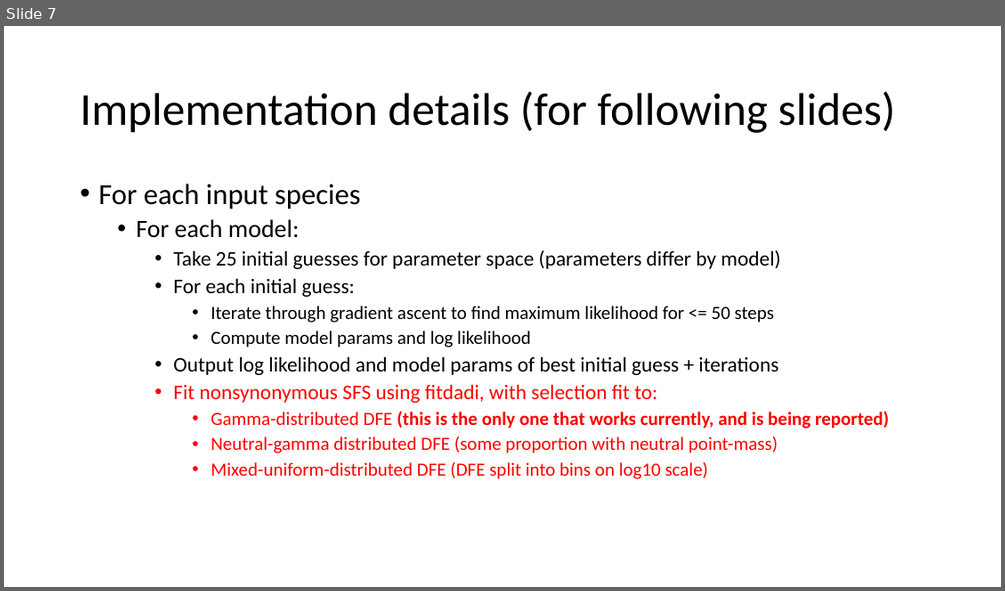
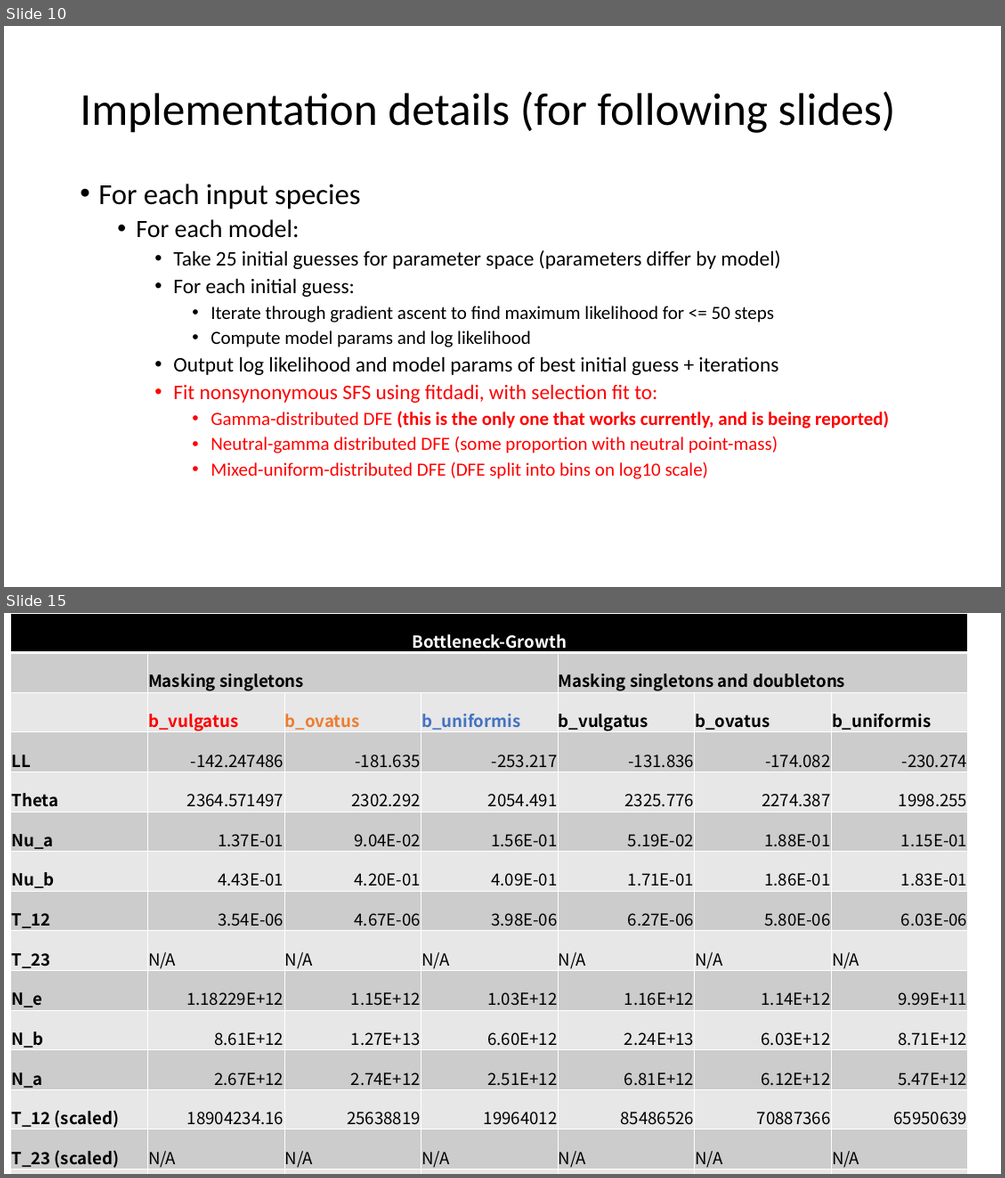
Before and after one commit to jon-mah/demo_for_ccgb, a slide deck: Summary/20210310_demo_for_ccgb_rotation_update.pptx. Shown one above the other, each under a label of ours: slide 7 before the commit, slides 10 and 15 after it; the slides between them are not shown. The pictures are 1005x591 and 1005x1178 pixels, drawn with LibreOffice and Linux fonts; fonts in the diff are those of the drawing. Boxes give left, top, right and bottom in pixels: in the first picture for what was removed or moved away, otherwise in the second. Text is boxed around its words. In the diff, an @@ line names an element or a change of style, - is before the commit and + after.

```diff
--- a/Summary/20210310_demo_for_ccgb_rotation_update.pptx
+++ b/Summary/20210310_demo_for_ccgb_rotation_update.pptx
@@ slide 15 added at (4, 613, 1001, 1174), background #FFFFFF @@
@@ table added at (11, 613, 969, 1174), 15 rows, 7 columns @@
+Bottleneck-Growth |  |  |  |  |  | 
+ | Masking singletons |  |  | Masking singletons and doubletons |  | 
+ | b_vulgatus | b_ovatus | b_uniformis | b_vulgatus | b_ovatus | b_uniformis
+LL | -142.247486 | -181.635 | -253.217 | -131.836 | -174.082 | -230.274
+Theta | 2364.571497 | 2302.292 | 2054.491 | 2325.776 | 2274.387 | 1998.255
+Nu_a | 1.37E-01 | 9.04E-02 | 1.56E-01 | 5.19E-02 | 1.88E-01 | 1.15E-01
+Nu_b | 4.43E-01 | 4.20E-01 | 4.09E-01 | 1.71E-01 | 1.86E-01 | 1.83E-01
+T_12 | 3.54E-06 | 4.67E-06 | 3.98E-06 | 6.27E-06 | 5.80E-06 | 6.03E-06
+T_23 | N/A | N/A | N/A | N/A | N/A | N/A
+N_e | 1.18229E+12 | 1.15E+12 | 1.03E+12 | 1.16E+12 | 1.14E+12 | 9.99E+11
+N_b | 8.61E+12 | 1.27E+13 | 6.60E+12 | 2.24E+13 | 6.03E+12 | 8.71E+12
+N_a | 2.67E+12 | 2.74E+12 | 2.51E+12 | 6.81E+12 | 6.12E+12 | 5.47E+12
+T_12 (scaled) | 18904234.16 | 25638819 | 19964012 | 85486526 | 70887366 | 65950639
+T_23 (scaled) | N/A | N/A | N/A | N/A | N/A | N/A
+exp_time (years) | 17750.45461 | 24074.01 | 18745.55 | 80269.04 | 66560.91 | 61925.48
@@ what was slide 7 is now slide 10 @@
```
Also in this commit, not shown: 1 slide changed, 11 other slides added, 7 slides removed, 2 other files.
